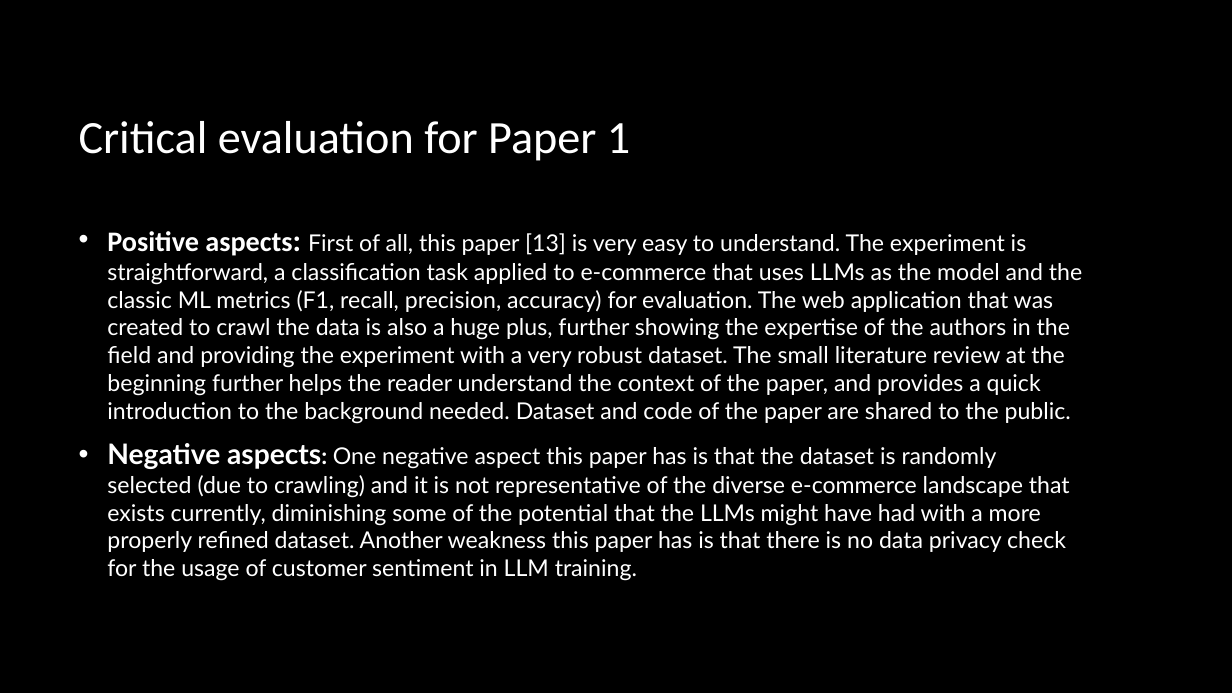
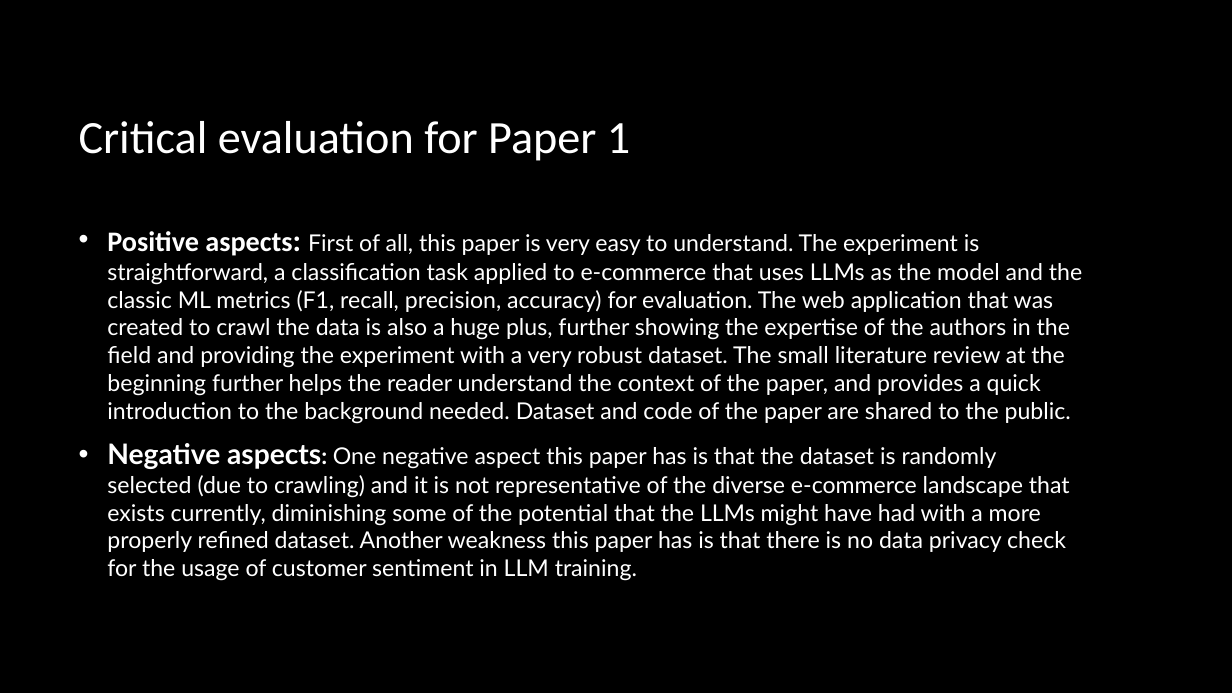
Before and after one commit to JimTsiob/literature-review-e-commerce, a slide deck: slide 6 of literature_review_presentation.pptx. Drawn at 1232x693 pixels with LibreOffice and Linux fonts; fonts in the diff are those of the drawing; background and template pictures are left out. Boxes give left, top, right and bottom in pixels: in the first picture for what was removed or moved away, otherwise in the second. Text is boxed around its words. In the diff, an @@ line names an element or a change of style, - is before the commit and + after.

Commit message:
Changes to presentation

```diff
--- a/literature_review_presentation.pptx
+++ b/literature_review_presentation.pptx
@@ text at [107, 231, 1082, 424]: text changed @@
-• Positive aspects: First of all, this paper [13] is very easy to understand. The experiment is straightforward, a classification task applied to e-commerce that uses LLMs as the model and the classic ML metrics (F1, recall, precision, accuracy) for evaluation. The web application that was created to crawl the data is also a huge plus, further showing the expertise of the authors in the field and providing the experiment with a very robust dataset. The small literature review at the beginning further helps the reader understand the context of the paper, and provides a quick introduction to the background needed. Dataset and code of the paper are shared to the public.
+• Positive aspects: First of all, this paper is very easy to understand. The experiment is straightforward, a classification task applied to e-commerce that uses LLMs as the model and the classic ML metrics (F1, recall, precision, accuracy) for evaluation. The web application that was created to crawl the data is also a huge plus, further showing the expertise of the authors in the field and providing the experiment with a very robust dataset. The small literature review at the beginning further helps the reader understand the context of the paper, and provides a quick introduction to the background needed. Dataset and code of the paper are shared to the public.
```
Also in this commit, not shown: 1 other slide changed, 11 slides added.
